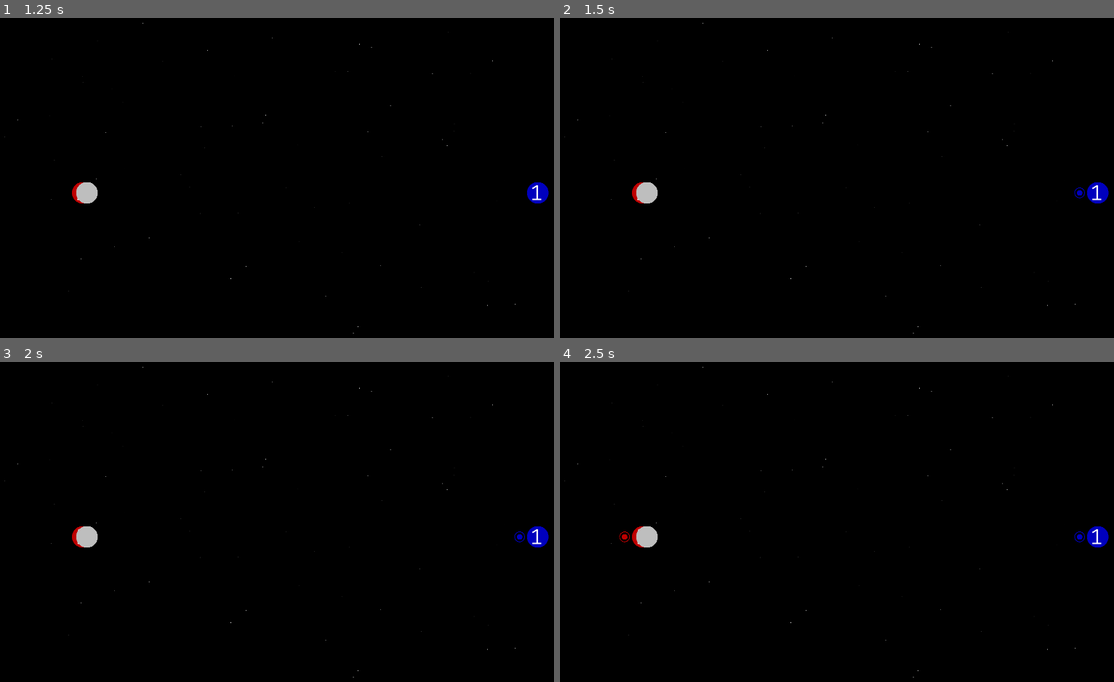
Above: before the commit, frames 1-4 (two rows, left to right).
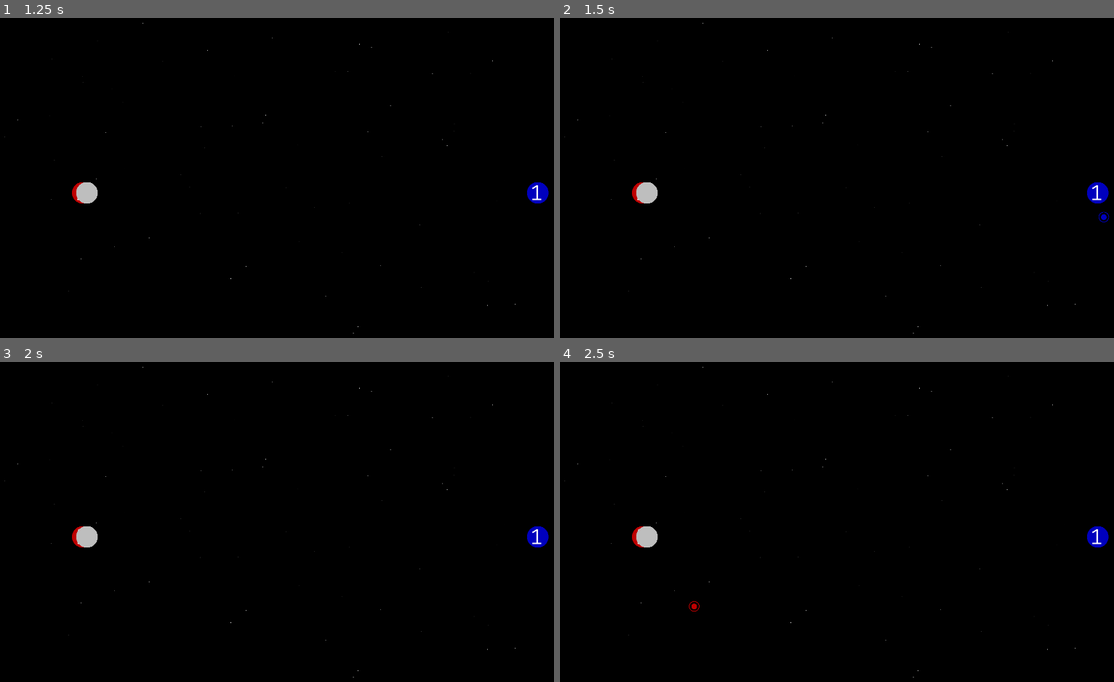
Above: after the commit, the same moments.

Repository: RichardGo9000/InvasionSimulationThirteen
Game: Godot game, scene res://game.tscn
Same seed, same stepped clock (60 frames per second), same inputs: the game is played once before the commit and once after it.
Inputs (mouse positions are in pixels of both pictures, inside the frame that each line leads up to):
- Up to frame 1 (1.25 s): tap Enter at 0.5 s; move the mouse to (537, 194) at 0.52 s; click (537, 194) at 0.6 s
- Up to frame 2 (1.5 s): tap Space at 1.25 s; move the mouse to (643, 194) at 1.27 s; click (643, 194) at 1.35 s
- Up to frame 3 (2 s): no input
- Up to frame 4 (2.5 s): tap Enter at 2 s; move the mouse to (648, 538) at 2.02 s; click (648, 538) at 2.1 s

Frame 1 is identical in both runs. In frame 2, less than 0.1% of the frame differs, in the area x 92-100%, y 52-64%; in frame 3, less than 0.1%; in frame 4, 0.1%, in the area x 10-95%, y 52-78%.

Commit message:
Update Game.gd
fleets now move

Diff:
--- a/Game.gd
+++ b/Game.gd
@@ -17,8 +17,12 @@
 
 
 # Called every frame. 'delta' is the elapsed time since the previous frame.
-func _process(delta):
-	pass
+func _physics_process(delta):
+	if len(fleets) > 0:
+		#fleets[0].position.y += 10
+		for n in fleets:
+			n.position.x += 10
+			n.position.y += 10
 
 
 func random_x():
@@ -37,6 +41,7 @@
 	fleets[i].set_team(current_team)
 	#fleets[i].rotation = 0
 	add_child(fleets[i])
+
 	#EXAMPLE#
 #	var direction = mob_spawn_location.rotation + PI / 2
 #	direction += randf_range(-PI / 4, PI / 4)
